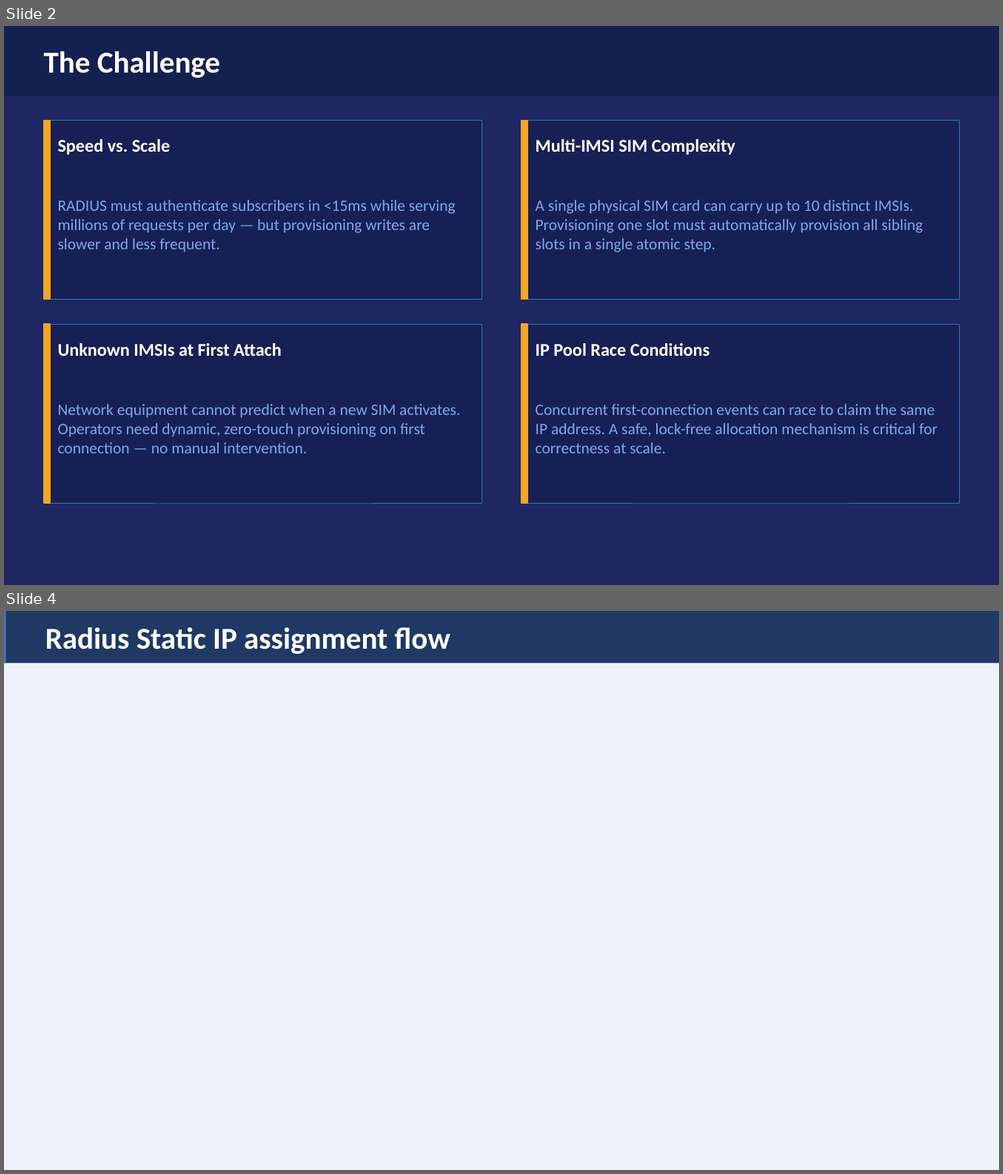
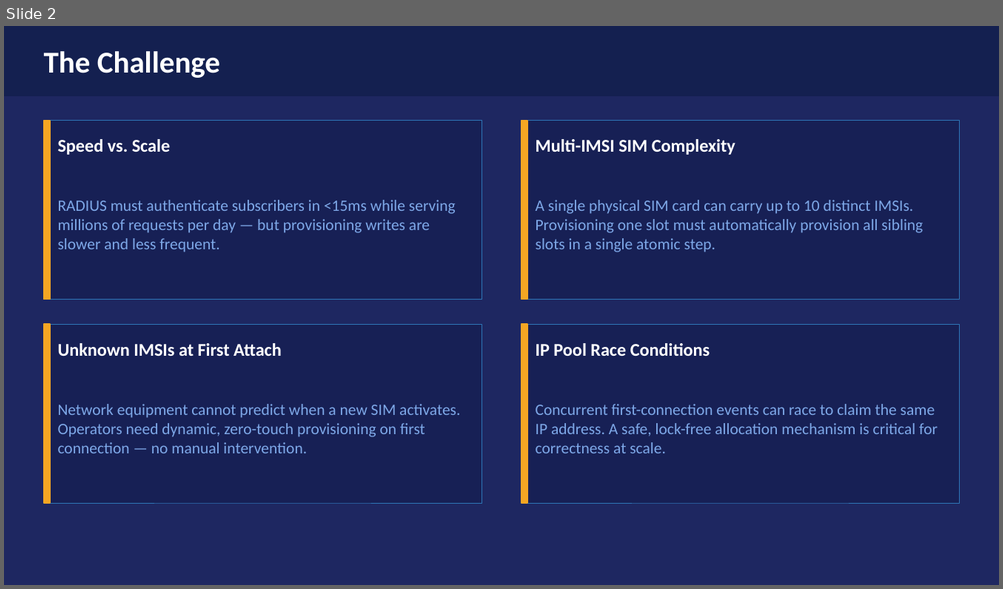
Before and after one commit to ridan5G/aaa-cloud-native, a slide deck: docs/aaa-platform-presentation.pptx. Shown one above the other, each under a label of ours: slides 2 and 4 before the commit, slide 2 after it; the slides between them are not shown. The pictures are 1003x1174 and 1003x589 pixels, drawn with LibreOffice and Linux fonts; fonts in the diff are those of the drawing; background and template pictures are left out. Boxes give left, top, right and bottom in pixels: in the first picture for what was removed or moved away, otherwise in the second. Text is boxed around its words. In the diff, an @@ line names an element or a change of style, - is before the commit and + after.

Commit message:
Move stage logic from radius to lookup pod, CIDR finder fixes

```diff
--- a/docs/aaa-platform-presentation.pptx
+++ b/docs/aaa-platform-presentation.pptx
@@ slide 4 removed at <box>4,611,999,1170</box>, background picture (left out) @@
@@ rectangle removed at <box>4,611,999,663</box> @@
-Radius Static IP assignment flow
@@ rectangle removed at <box>4,611,6,663</box> @@
```
Also in this commit, not shown: 12 slides changed, 1 other slide removed, 39 other files.
